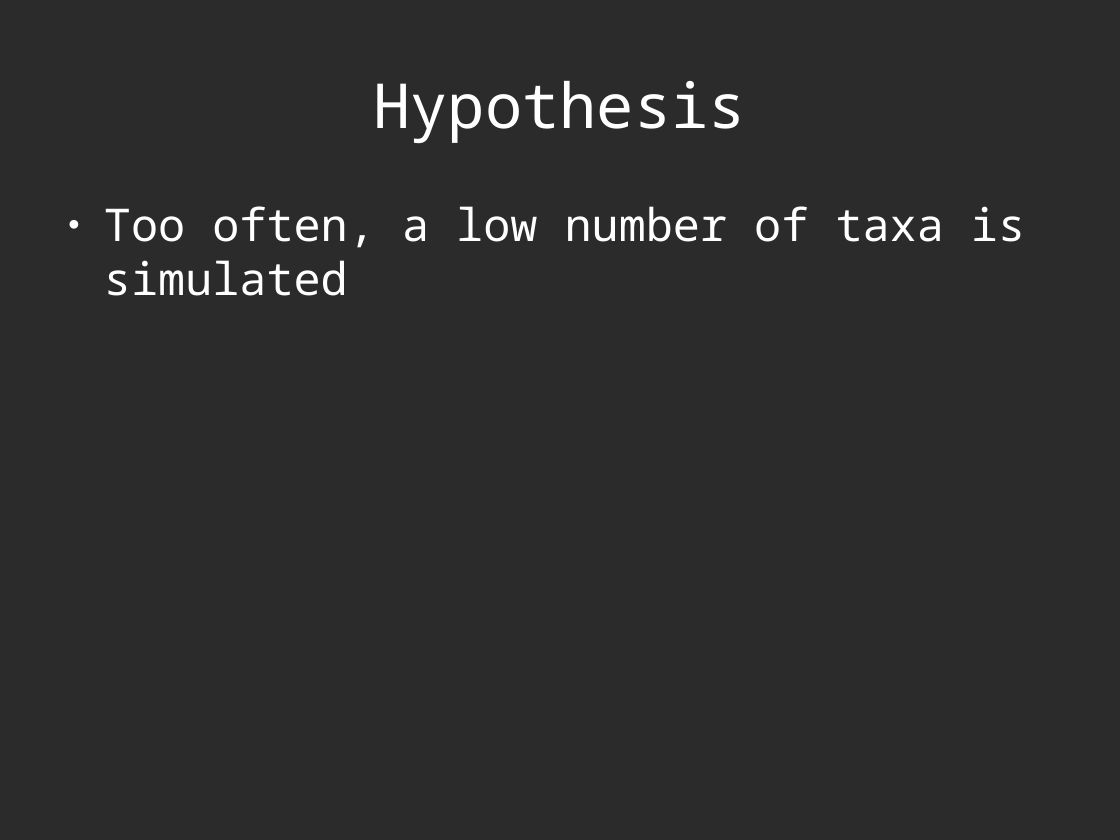
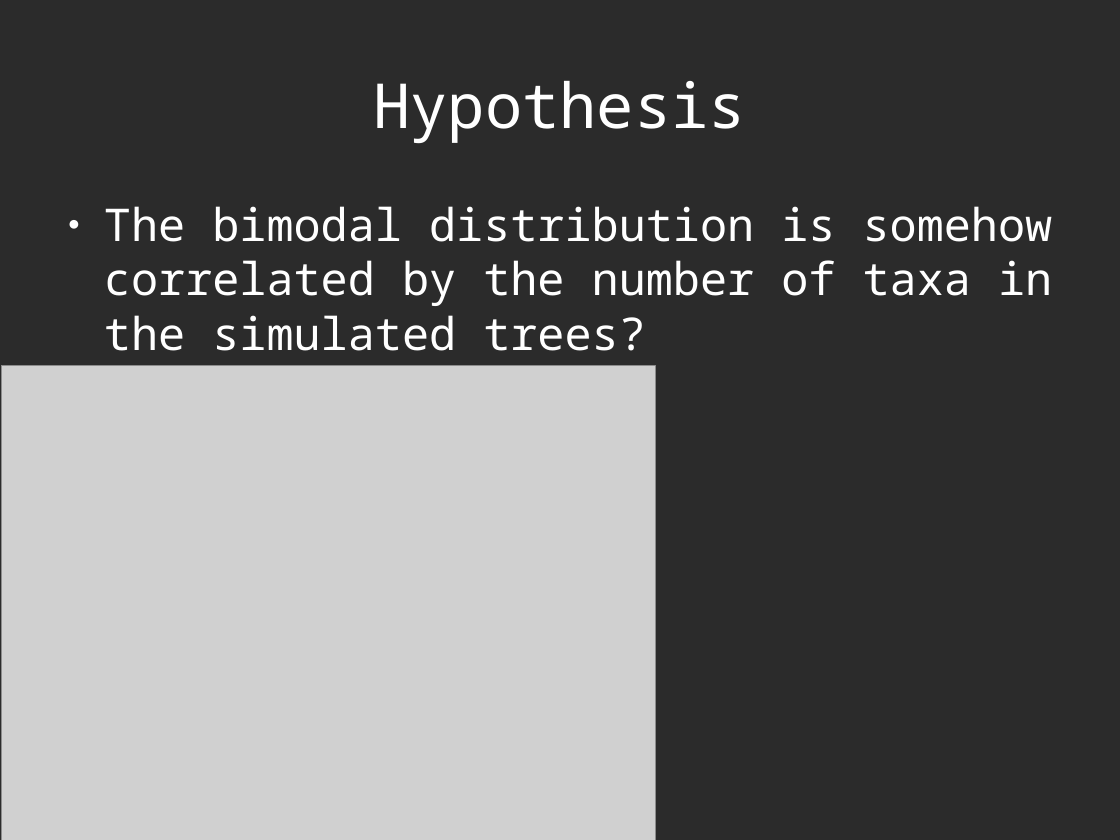
Before and after one commit to richelbilderbeek/Science, a slide deck: slide 10 of Bilderbeek20161214TeceMeeting/20161214TeceMeeting.odp. Drawn at 1120x840 pixels with LibreOffice and Linux fonts; fonts in the diff are those of the drawing; grey boxes stand for pictures; background and template pictures are left out; a plain dark background stands for a picture behind light text. Boxes give left, top, right and bottom in pixels: in the first picture for what was removed or moved away, otherwise in the second. Text is boxed around its words. In the diff, an @@ line names an element or a change of style, - is before the commit and + after.

```diff
--- a/Bilderbeek20161214TeceMeeting/20161214TeceMeeting.odp
+++ b/Bilderbeek20161214TeceMeeting/20161214TeceMeeting.odp
@@ text at [104, 206, 1053, 351]: text changed @@
-● Too often, a low number of taxa is simulated
+● The bimodal distribution is somehow correlated by the number of taxa in the simulated trees?
@@ picture added at [2, 366, 657, 840] @@
```
Also in this commit, not shown: 8 slides added, 3 slides removed, 4 other files.
